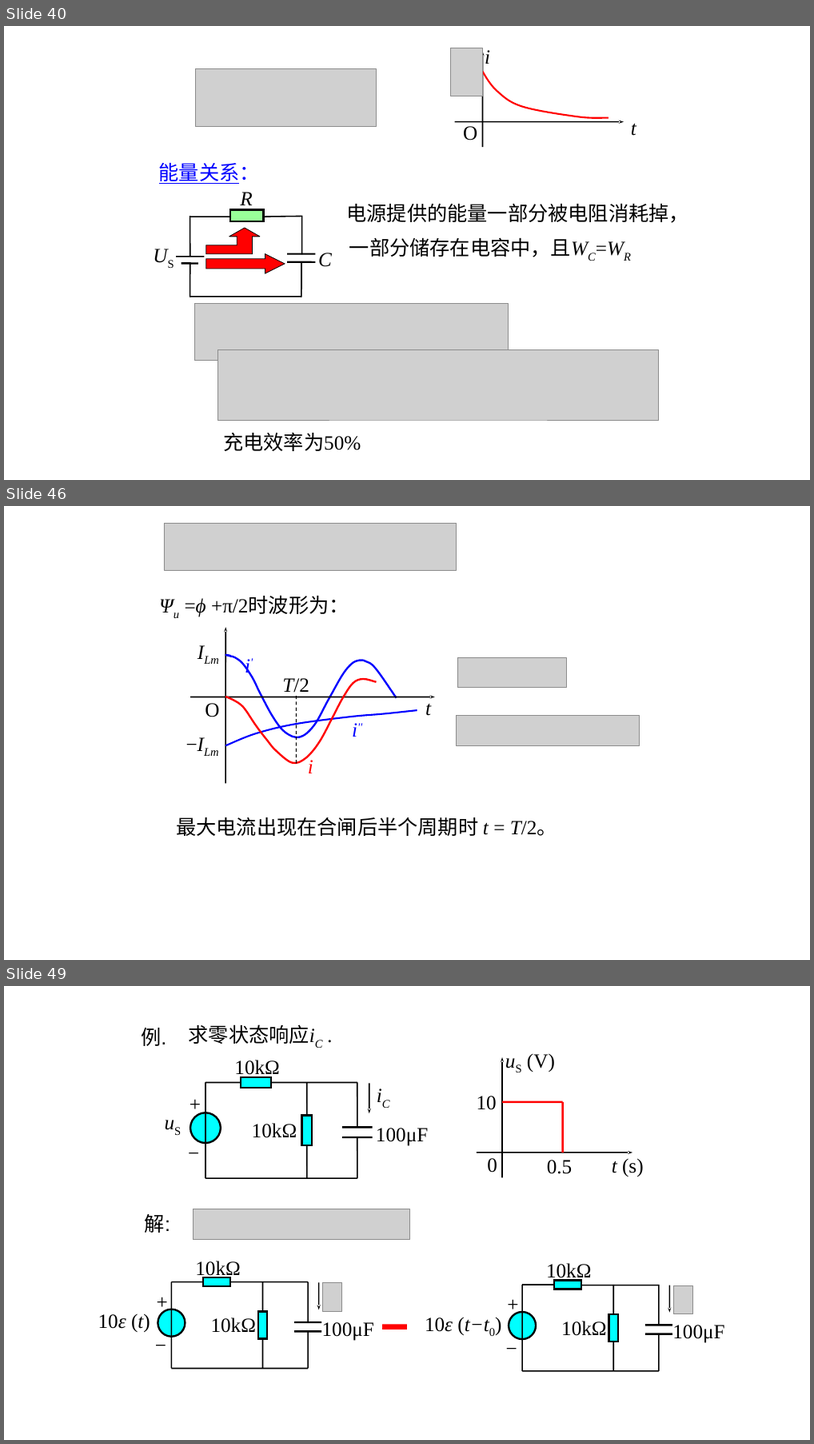
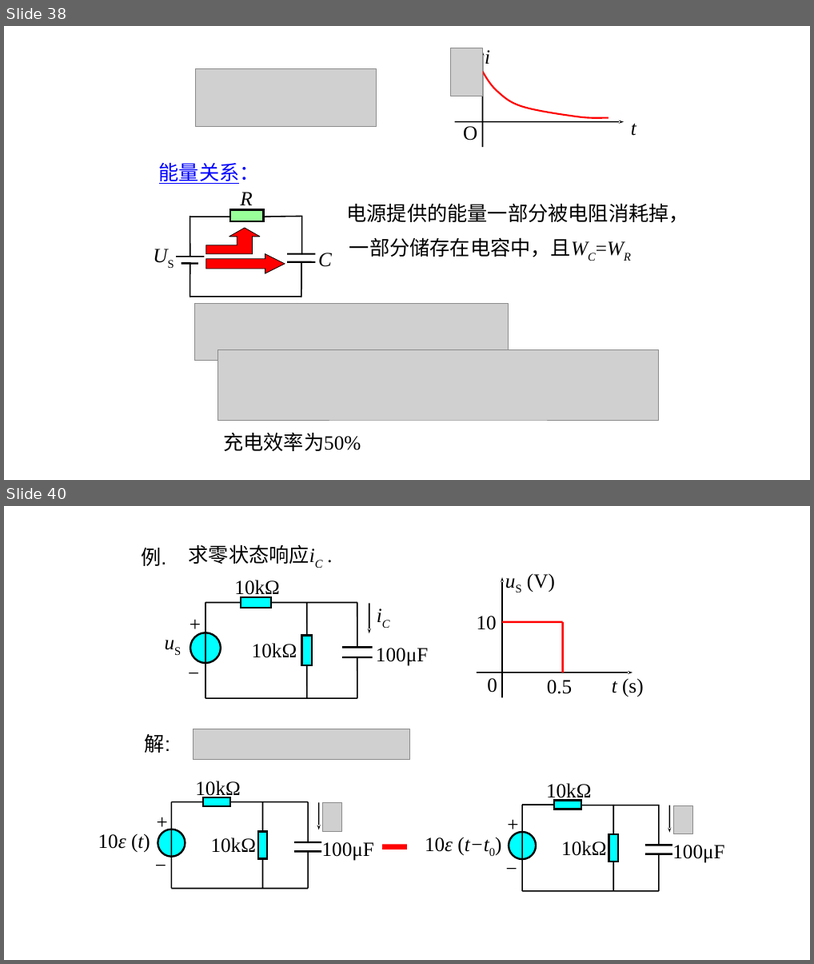
Before and after one commit to YUK1PEDIA/XMU-SE, a slide deck: 大三下/电路原理/课件/第六章.pptx. Shown one above the other, each under a label of ours: slides 40, 46 and 49 before the commit, slides 38 and 40 after it; the slides between them are not shown. The pictures are 814x1444 and 814x964 pixels, drawn with LibreOffice and Linux fonts; fonts in the diff are those of the drawing; grey boxes stand for pictures. Boxes give left, top, right and bottom in pixels: in the first picture for what was removed or moved away, otherwise in the second. Text is boxed around its words. In the diff, an @@ line names an element or a change of style, - is before the commit and + after.

```diff
--- a/大三下/电路原理/课件/第六章.pptx
+++ b/大三下/电路原理/课件/第六章.pptx
@@ slide 46 removed at box(4, 506, 810, 960), background #FFFFFF @@
@@ picture removed at box(164, 523, 456, 569) @@
@@ text removed at box(185, 597, 350, 617) @@
-Ψu =ϕ +π/2时波形为：
@@ picture removed at box(458, 657, 566, 688) @@
@@ group removed at box(180, 627, 435, 783): 8 texts, 3 freeform shapes, 2 arrows, 2 lines @@
-t
-−ILm
-i''
-i'
-i
-ILm
-O
-T/2
@@ picture removed at box(457, 716, 640, 745) @@
@@ text removed at box(176, 816, 558, 836) @@
-最大电流出现在合闸后半个周期时 t = T/2。
@@ what was slide 40 is now slide 38 @@
@@ what was slide 49 is now slide 40 @@
```
Also in this commit, not shown: 1 slide changed, 24 other slides removed, 3 other files.
